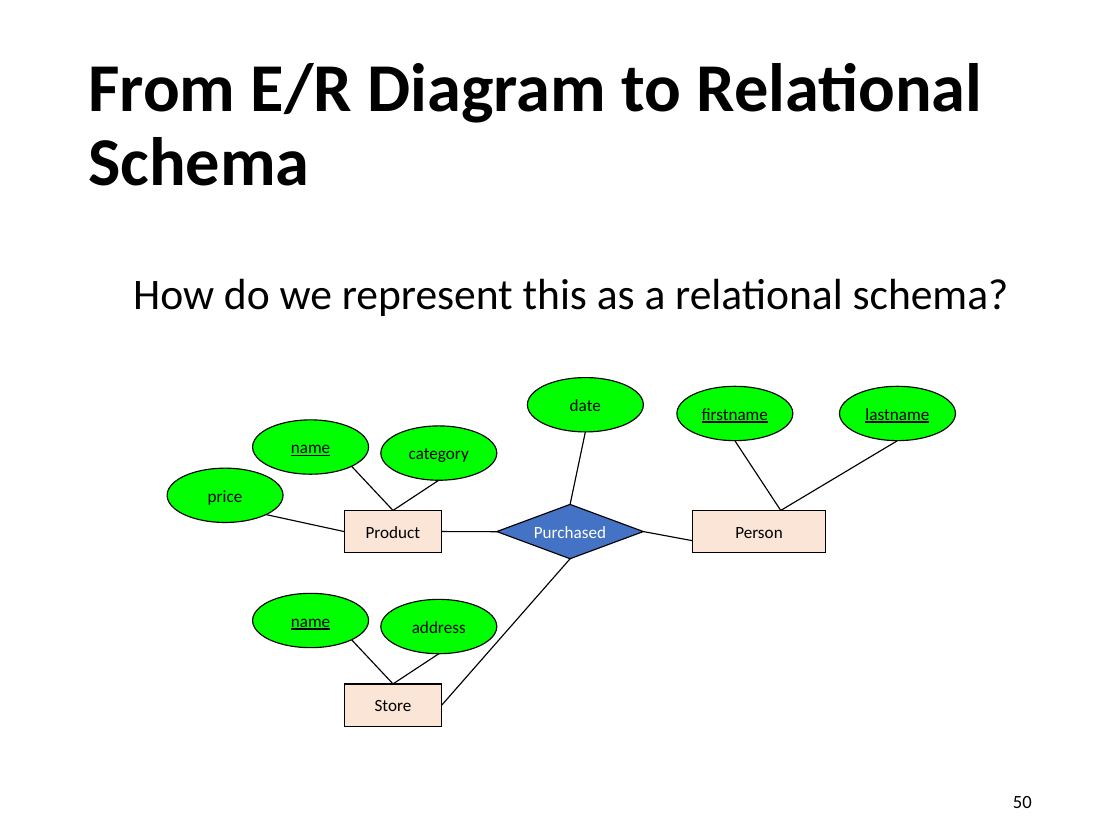
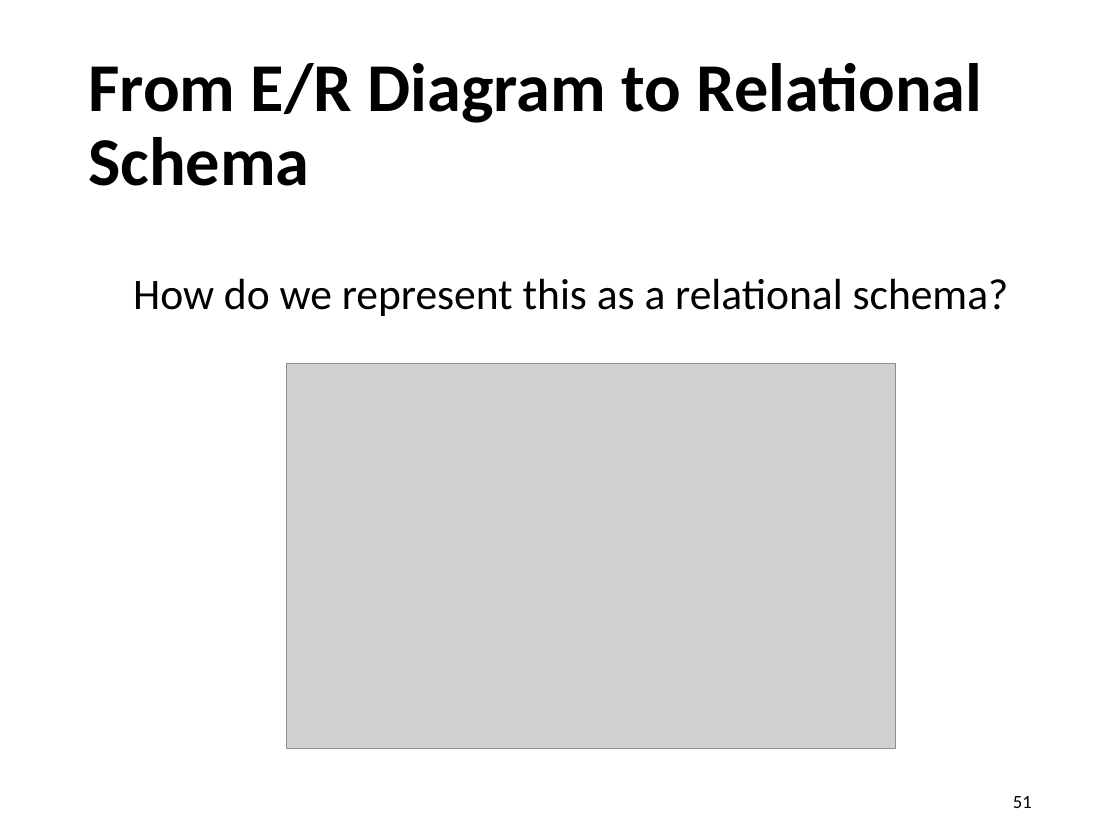
Before and after one commit to sfu-db/cmpt354, a slide deck: slide 51 of Lectures/lec8-er-model.pptx (slide 50 before the commit). Drawn at 1120x840 pixels with LibreOffice and Linux fonts; fonts in the diff are those of the drawing; grey boxes stand for pictures. Boxes give left, top, right and bottom in pixels: in the first picture for what was removed or moved away, otherwise in the second. Text is boxed around its words. In the diff, an @@ line names an element or a change of style, - is before the commit and + after.

```diff
--- a/Lectures/lec8-er-model.pptx
+++ b/Lectures/lec8-er-model.pptx
@@ picture added at (x1=287, y1=364, x2=896, y2=748) @@
@@ group removed at (x1=167, y1=377, x2=956, y2=727): 11 lines, 8 ellipses, 3 rectangles, 1 diamond @@
-Purchased
-Product
-name
-category
-price
-Person
-firstname
-date
-lastname
-Store
-name
-address
@@ page number at (x1=1013, y1=796, x2=1032, y2=808): text changed @@
-50
+51
```
Also in this commit, not shown: 6 other slides changed, 1 slide added, 5 other files.
